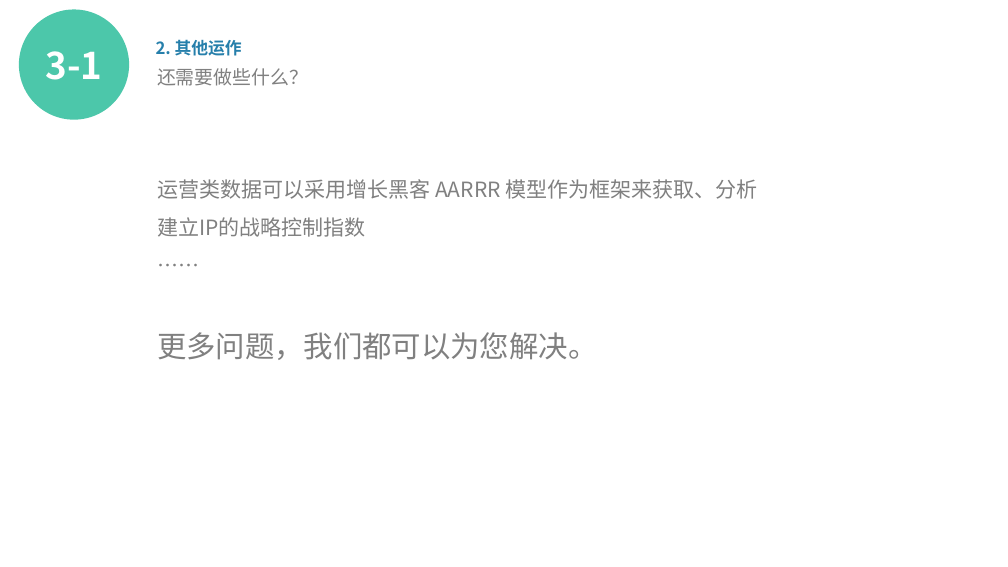
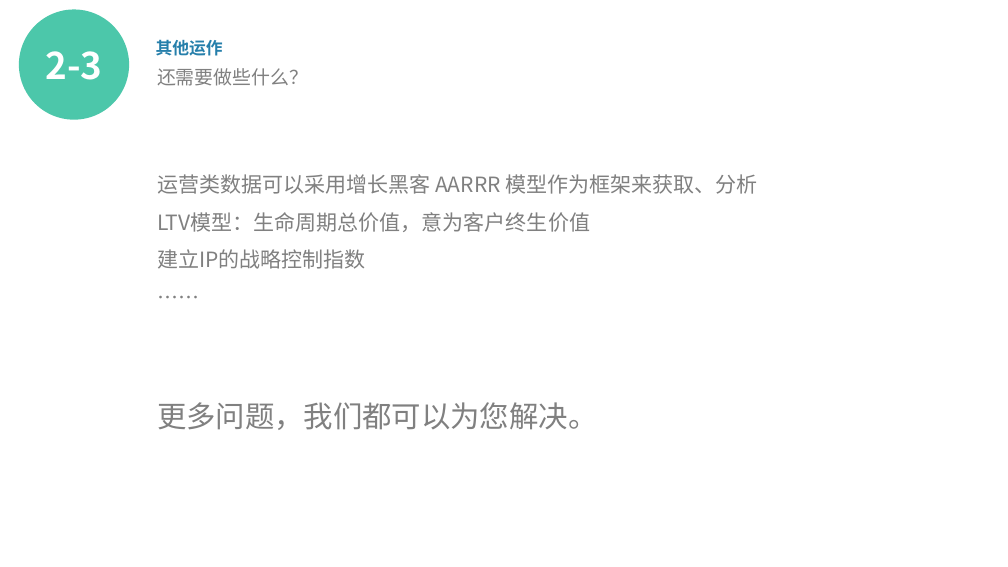
Before and after one commit to izhouping/KPA, a slide deck: slide 22 of 项目演示.pptx (slide 19 before the commit). Drawn at 1008x567 pixels with LibreOffice and Linux fonts; fonts in the diff are those of the drawing. Boxes give left, top, right and bottom in pixels: in the first picture for what was removed or moved away, otherwise in the second. Text is boxed around its words. In the diff, an @@ line names an element or a change of style, - is before the commit and + after.

```diff
--- a/项目演示.pptx
+++ b/项目演示.pptx
@@ text in ellipse at (45, 51, 102, 80): text changed @@
-3-1
+2-3
@@ text at (156, 39, 223, 56): text changed @@
-2. 其他运作
+其他运作
@@ text at (157, 212, 590, 232): paragraph added @@
+LTV模型：生命周期总价值，意为客户终生价值
```
Also in this commit, not shown: 17 other slides changed, 4 slides added, 1 slide removed, 1 other file.
